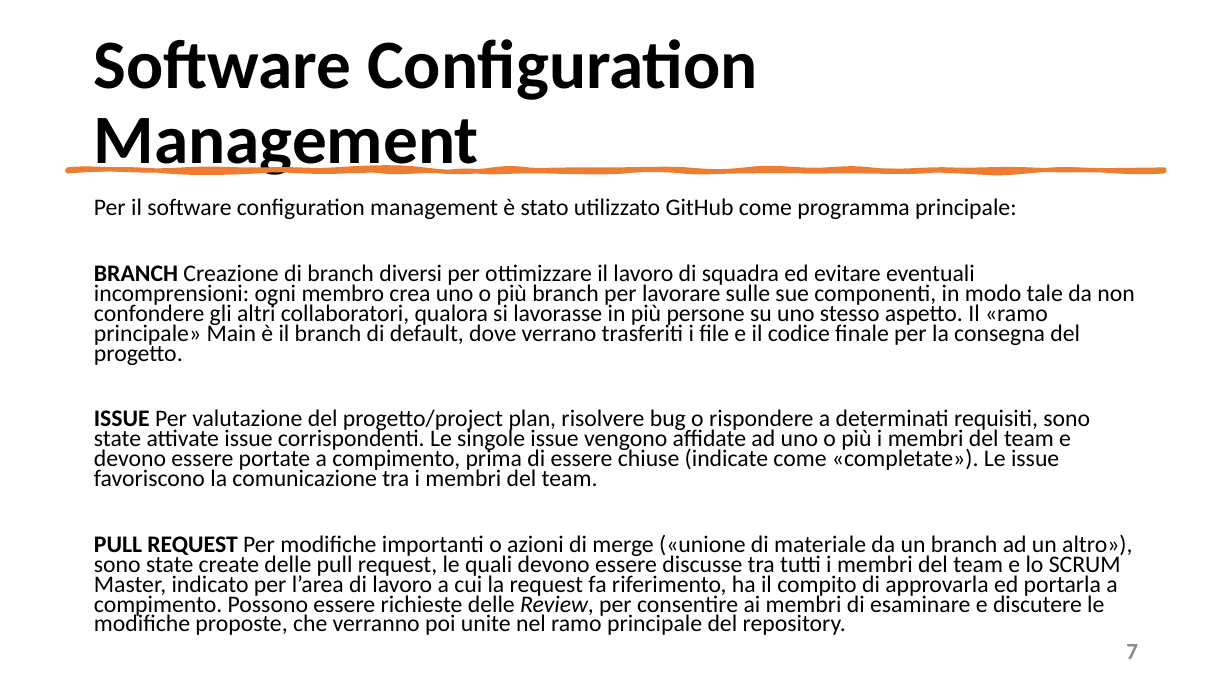
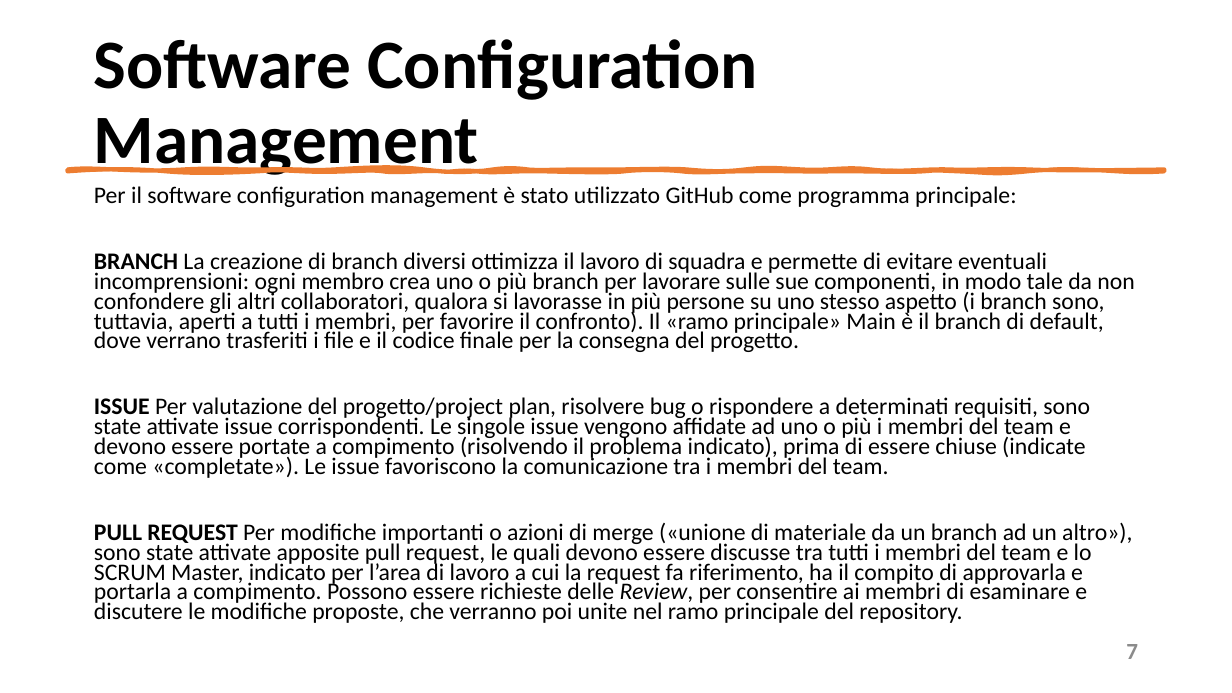
Before and after one commit to mangilimatteo/Progetto_Ingegneria_Software_Cattaneo_Mangili_Saini, a slide deck: slide 7 of Presentazione/Presentazione_Progetto.pptx. Drawn at 1232x693 pixels with LibreOffice and Linux fonts; fonts in the diff are those of the drawing. Boxes give left, top, right and bottom in pixels: in the first picture for what was removed or moved away, otherwise in the second. Text is boxed around its words. In the diff, an @@ line names an element or a change of style, - is before the commit and + after.

Commit message:
Software Configuration Management

```diff
--- a/Presentazione/Presentazione_Progetto.pptx
+++ b/Presentazione/Presentazione_Progetto.pptx
@@ text "Per il software configuration management ...": place and size @@
-text "Per il software configuration management ..." at (94, 198, 1134, 635)
+text "Per il software configuration management ..." at (94, 186, 1134, 623)
@@ text at (94, 252, 1134, 623): text changed @@
-BRANCH Creazione di branch diversi per ottimizzare il lavoro di squadra ed evitare eventuali incomprensioni: ogni membro crea uno o più branch per lavorare sulle sue componenti, in modo tale da non confondere gli altri collaboratori, qualora si lavorasse in più persone su uno stesso aspetto. Il «ramo principale» Main è il branch di default, dove verrano trasferiti i file e il codice finale per la consegna del progetto.
-ISSUE Per valutazione del progetto/project plan, risolvere bug o rispondere a determinati requisiti, sono state attivate issue corrispondenti. Le singole issue vengono affidate ad uno o più i membri del team e devono essere portate a compimento, prima di essere chiuse (indicate come «completate»). Le issue favoriscono la comunicazione tra i membri del team.
-PULL REQUEST Per modifiche importanti o azioni di merge («unione di materiale da un branch ad un altro»), sono state create delle pull request, le quali devono essere discusse tra tutti i membri del team e lo SCRUM Master, indicato per l’area di lavoro a cui la request fa riferimento, ha il compito di approvarla ed portarla a compimento. Possono essere richieste delle Review, per consentire ai membri di esaminare e discutere le modifiche proposte, che verranno poi unite nel ramo principale del repository.
+BRANCH La creazione di branch diversi ottimizza il lavoro di squadra e permette di evitare eventuali incomprensioni: ogni membro crea uno o più branch per lavorare sulle sue componenti, in modo tale da non confondere gli altri collaboratori, qualora si lavorasse in più persone su uno stesso aspetto (i branch sono, tuttavia, aperti a tutti i membri, per favorire il confronto). Il «ramo principale» Main è il branch di default, dove verrano trasferiti i file e il codice finale per la consegna del progetto.
+ISSUE Per valutazione del progetto/project plan, risolvere bug o rispondere a determinati requisiti, sono state attivate issue corrispondenti. Le singole issue vengono affidate ad uno o più i membri del team e devono essere portate a compimento (risolvendo il problema indicato), prima di essere chiuse (indicate come «completate»). Le issue favoriscono la comunicazione tra i membri del team.
+PULL REQUEST Per modifiche importanti o azioni di merge («unione di materiale da un branch ad un altro»), sono state attivate apposite pull request, le quali devono essere discusse tra tutti i membri del team e lo SCRUM Master, indicato per l’area di lavoro a cui la request fa riferimento, ha il compito di approvarla e portarla a compimento. Possono essere richieste delle Review, per consentire ai membri di esaminare e discutere le modifiche proposte, che verranno poi unite nel ramo principale del repository.
```
Also in this commit, not shown: 1 other file.
